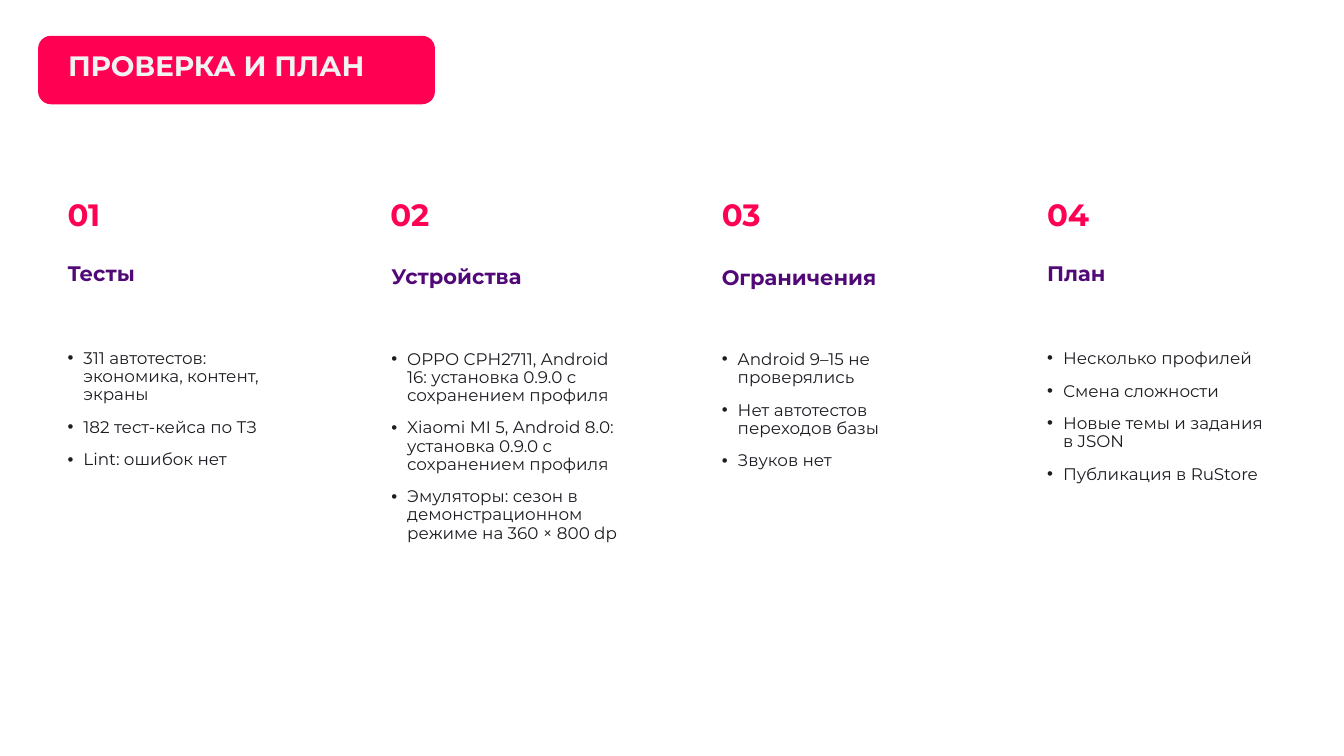
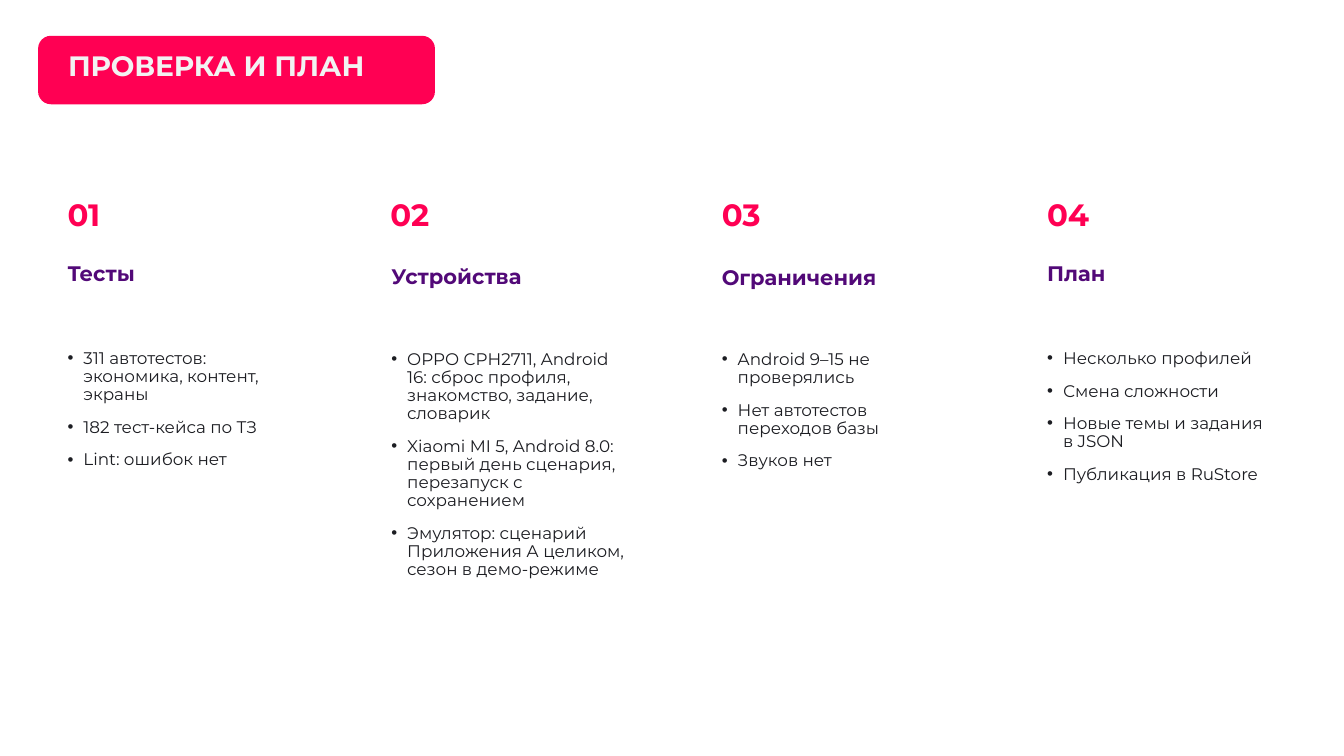
Before and after one commit to fibre13/finny, a slide deck: slide 13 of sdacha/finny-prezentatsiya.pptx. Drawn at 1344x756 pixels with LibreOffice and Linux fonts; fonts in the diff are those of the drawing; background and template pictures are left out. Boxes give left, top, right and bottom in pixels: in the first picture for what was removed or moved away, otherwise in the second. Text is boxed around its words. In the diff, an @@ line names an element or a change of style, - is before the commit and + after.

Commit message:
Презентация: слайд «Проверка и план» — что пройдено на OPPO CPH2711, Xiaomi MI 5 и эмуляторе

```diff
--- a/sdacha/finny-prezentatsiya.pptx
+++ b/sdacha/finny-prezentatsiya.pptx
@@ text at bbox=[407, 352, 624, 579]: text changed @@
-• OPPO CPH2711, Android 16: установка 0.9.0 с сохранением профиля
-• Xiaomi MI 5, Android 8.0: установка 0.9.0 с сохранением профиля
-• Эмуляторы: сезон в демонстрационном режиме на 360 × 800 dp
+• OPPO CPH2711, Android 16: сброс профиля, знакомство, задание, словарик
+• Xiaomi MI 5, Android 8.0: первый день сценария, перезапуск с сохранением
+• Эмулятор: сценарий Приложения А целиком, сезон в демо-режиме
```
Also in this commit, not shown: 1 other file.
